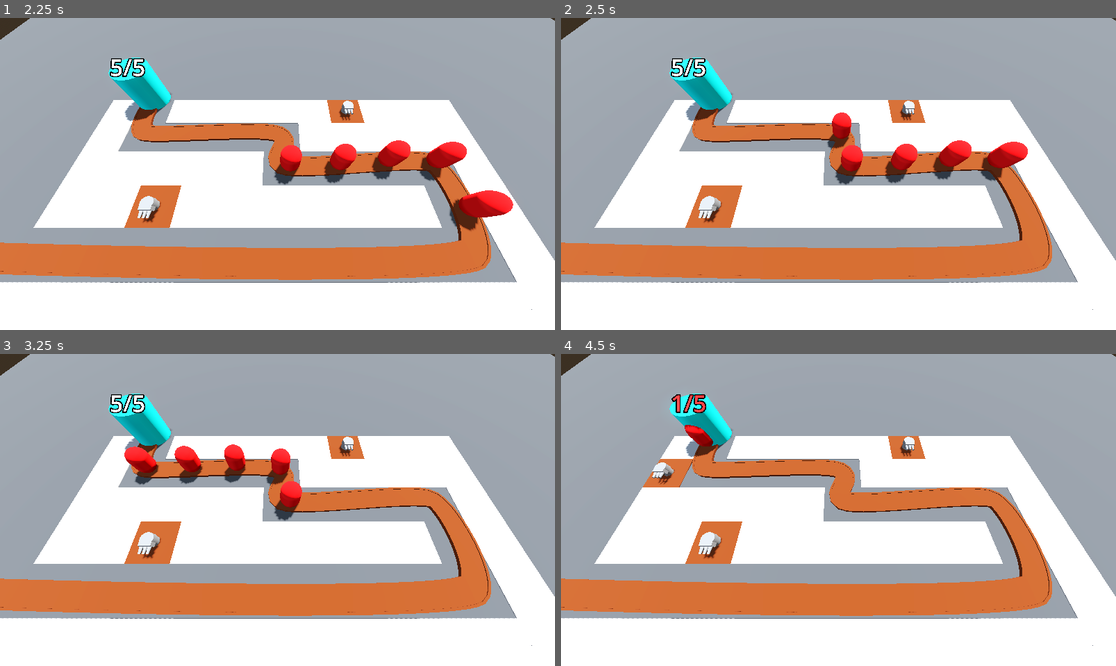
Above: before the commit, frames 1-4 (two rows, left to right).
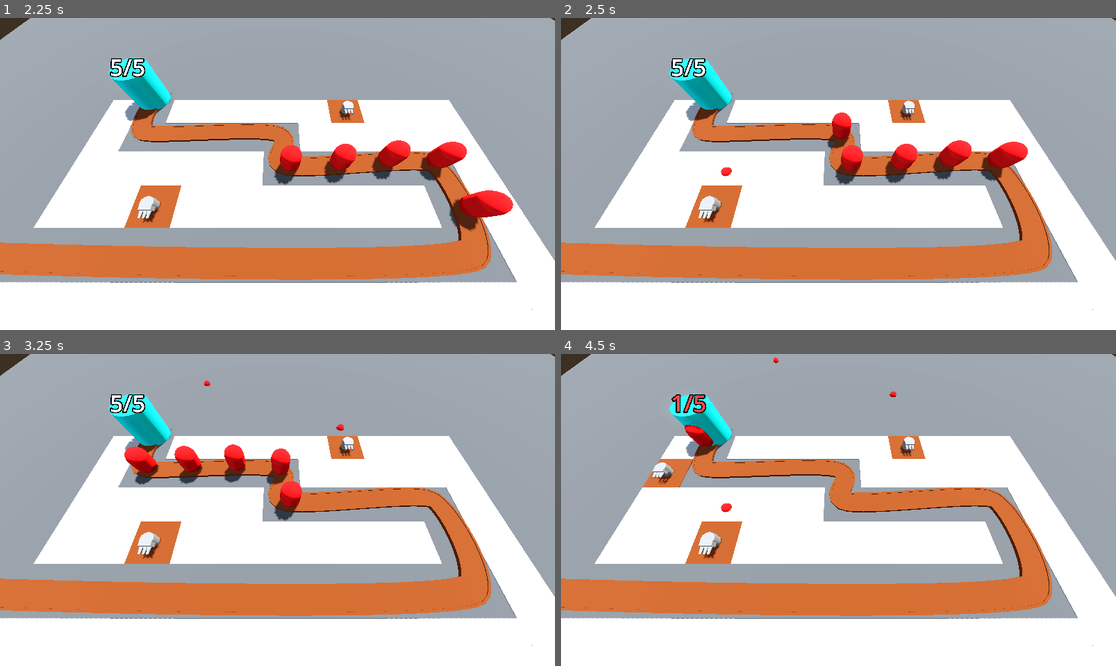
Above: after the commit, the same moments.

Repository: CSbean/Barbarian-Blaster
Game: Godot game, scene res://Scenes/bace_levle.tscn
Two runs of this game, one before a commit and one after it. Both use one fixed random seed, a clock stepped at 60 frames per second and the inputs below.
Inputs (mouse positions are in pixels of both pictures, inside the frame that each line leads up to):
- Up to frame 1 (2.25 s): move the mouse to (399, 158) at 0.52 s; click (399, 158) at 0.6 s; move the mouse to (166, 189) at 1.27 s; click (166, 189) at 1.35 s; move the mouse to (333, 105) at 2.02 s; click (333, 105) at 2.1 s
- Up to frame 2 (2.5 s): no input
- Up to frame 3 (3.25 s): move the mouse to (249, 572) at 2.77 s; click (249, 572) at 2.85 s
- Up to frame 4 (4.5 s): move the mouse to (1005, 556) at 3.52 s; click (1005, 556) at 3.6 s; move the mouse to (672, 463) at 4.27 s; click (672, 463) at 4.35 s

Frame 1 is identical in both runs. In frame 2, less than 0.1% of the frame differs, in the area x 28-31%, y 47-51%; in frame 3, less than 0.1%; in frame 4, less than 0.1%, in the area x 28-61%, y 1-51%.

Commit message:
add projectile

Diff:
--- a/Scenes/bace_levle.tscn
+++ b/Scenes/bace_levle.tscn
@@ -124,7 +124,7 @@
 speed = 20
 
 [node name="Enemy4" parent="Path3D" instance=ExtResource("2_0tbjv")]
-transform = Transform3D(-0.015835235, 0, -0.9998653, 0, 1, 0, 0.9998653, 0, -0.015835235, -12.451227, 0, 10.5831995)
+transform = Transform3D(-0.015835233, 0, -0.99986523, 0, 1, 0, 0.99986523, 0, -0.015835233, -12.451227, 0, 10.5831995)
 progress = 15.0
 speed = 20
 
--- /dev/null
+++ b/turret/projectile.gd
@@ -0,0 +1,12 @@
+extends Area3D
+
+@export var speed := 30.0
+
+var direction := Vector3.FORWARD
+
+func _physics_process(delta: float) -> void:
+	position += direction * speed * delta
+
+
+func _on_timer_timeout() -> void:
+	queue_free()
--- /dev/null
+++ b/turret/projectile.tscn
@@ -0,0 +1,28 @@
+[gd_scene load_steps=5 format=3 uid="uid://bq0aumiuvom1c"]
+
+[ext_resource type="Script" uid="uid://b0m0xyws853iy" path="res://turret/projectile.gd" id="1_xw3pi"]
+
+[sub_resource type="StandardMaterial3D" id="StandardMaterial3D_bjyge"]
+albedo_color = Color(1, 0, 0, 1)
+
+[sub_resource type="SphereMesh" id="SphereMesh_xw3pi"]
+material = SubResource("StandardMaterial3D_bjyge")
+
+[sub_resource type="SphereShape3D" id="SphereShape3D_nj30x"]
+
+[node name="projectile" type="Area3D"]
+top_level = true
+script = ExtResource("1_xw3pi")
+
+[node name="MeshInstance3D" type="MeshInstance3D" parent="."]
+mesh = SubResource("SphereMesh_xw3pi")
+
+[node name="CollisionShape3D" type="CollisionShape3D" parent="."]
+shape = SubResource("SphereShape3D_nj30x")
+
+[node name="Timer" type="Timer" parent="."]
+wait_time = 2.0
+one_shot = true
+autostart = true
+
+[connection signal="timeout" from="Timer" to="." method="_on_timer_timeout"]
--- /dev/null
+++ b/turret/turret.gd
@@ -0,0 +1,14 @@
+extends Node3D
+
+@onready var timer: Timer = $Timer
+
+
+var projectile = preload("res://turret/projectile.tscn")
+
+
+
+
+func _on_timer_timeout() -> void:
+	var new_proj = projectile.instantiate()
+	add_child(new_proj)
+	new_proj.global_position = global_position
--- a/turret/turret.tscn
+++ b/turret/turret.tscn
@@ -1,4 +1,6 @@
-[gd_scene load_steps=5 format=3 uid="uid://beav77qq7grt7"]
+[gd_scene load_steps=6 format=3 uid="uid://beav77qq7grt7"]
+
+[ext_resource type="Script" uid="uid://dv044nddoy3oa" path="res://turret/turret.gd" id="1_vfthy"]
 
 [sub_resource type="CylinderMesh" id="CylinderMesh_pweg5"]
 height = 1.0
@@ -17,6 +19,7 @@
 height = 1.0
 
 [node name="turret" type="Node3D"]
+script = ExtResource("1_vfthy")
 
 [node name="turretBase" type="MeshInstance3D" parent="."]
 transform = Transform3D(1, 0, 0, 0, 1, 0, 0, 0, 1, 0, 0.5, 0)
@@ -41,3 +44,8 @@
 [node name="MeshInstance3D3" type="MeshInstance3D" parent="turretBase/turretTop"]
 transform = Transform3D(1, 0, 0, 0, -4.371139e-08, -1, 0, 1, -4.371139e-08, 0.3431186, 0, 0.7832428)
 mesh = SubResource("CylinderMesh_2876l")
+
+[node name="Timer" type="Timer" parent="."]
+autostart = true
+
+[connection signal="timeout" from="Timer" to="." method="_on_timer_timeout"]
Not shown, added: turret/projectile.gd.uid
Not shown, added: turret/turret.gd.uid
